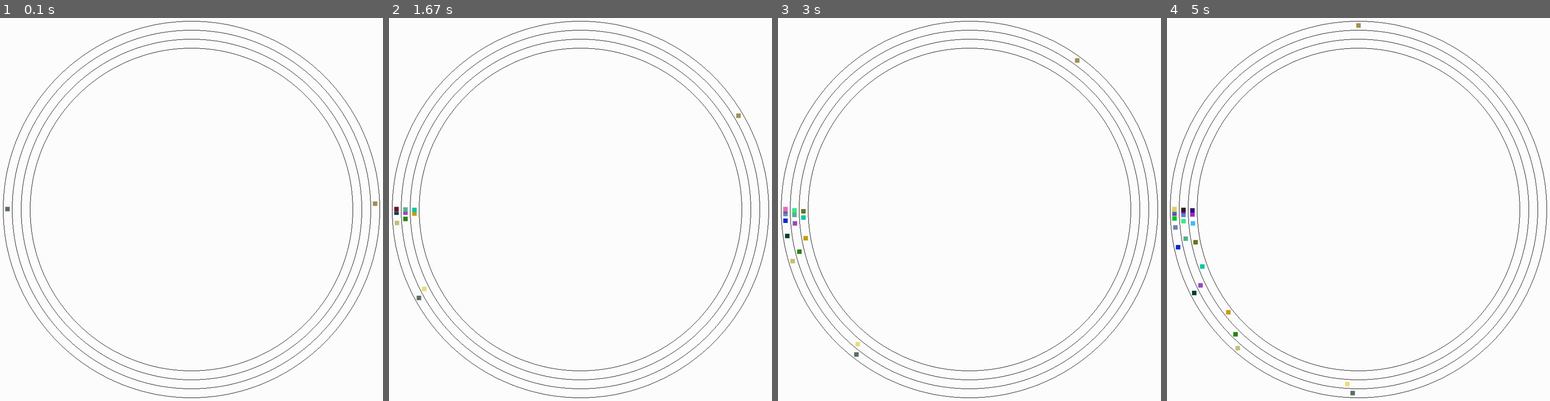
Above: before the commit, frames 1-4 (left to right).
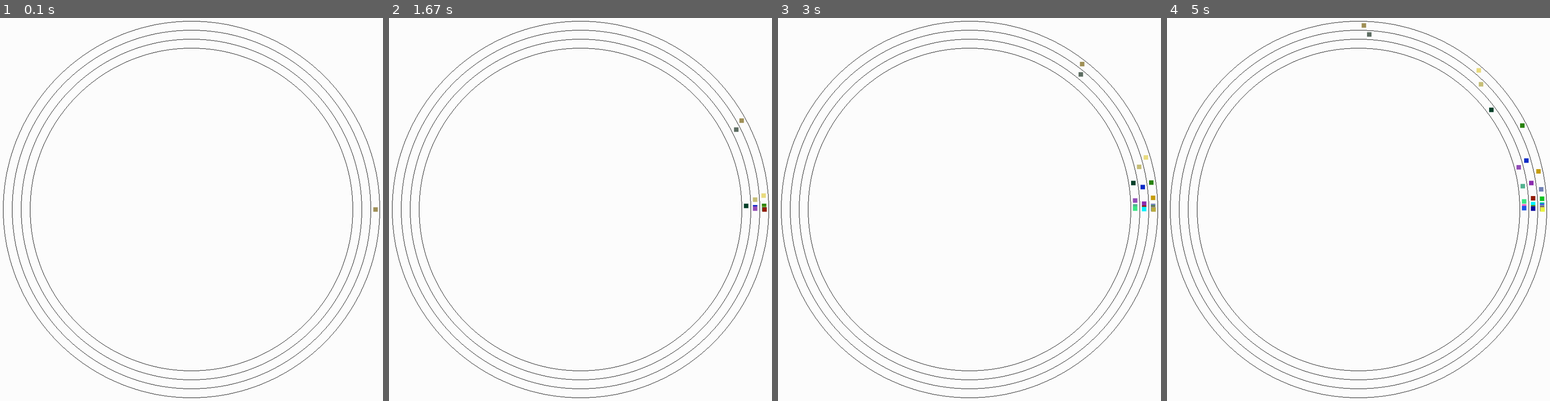
Above: after the commit, the same moments.

Repository: atonderski/TrafficMadness
Game: pygame game, started from traffic_madness/main.py
The game is run twice, just before and just after one commit, with the same random seed, the same clock (stepped at 60 frames per second) and the same inputs.
Inputs:
- Up to frame 1 (0.1 s): no input
- Up to frame 2 (1.67 s): no input
- Up to frame 3 (3 s): no input
- Up to frame 4 (5 s): no input

The runs differ from the first frame. In frame 1, less than 0.1% of the frame differs, in the area x 1-99%, y 47-51%; in frame 2, 0.3%; in frame 3, 0.5%; in frame 4, 0.7%, in the area x 1-99%, y 1-99%.

Commit message:
Fix wrapping bug

Diff:
--- a/traffic_madness/drawer/pygame_drawer.py
+++ b/traffic_madness/drawer/pygame_drawer.py
@@ -68,7 +68,6 @@
         self.screen.blit(self.bg_surface, (0, 0))
 
         for index, car_rect in enumerate(car_rects):
-            print(car_rect)
             rect_surface = pygame.Surface(car_rect.size)
             rect_surface.fill(cars[index].color)
             self.screen.blit(rect_surface, (car_rect.x, car_rect.y))
--- a/traffic_madness/track/multi_lane_track.py
+++ b/traffic_madness/track/multi_lane_track.py
@@ -24,10 +24,6 @@
         self.cars = TrackBucket(track_length=self.track_length,
                                 bucket_length=config.bucket_length,
                                 num_lanes=self.num_lanes)
-        new_car = LaneSwitchingCar(position=0,
-                                   velocity=self.speed_limit,
-                                   lane=0)
-        self.cars.add_car(new_car)
 
     def update(self):
         """Performs a time step update of the entire track"""
@@ -40,7 +36,7 @@
             # Check if we need to wrap the car (periodic boundary)
             if car.position >= self.track_length:
                 car.position -= self.track_length
-            elif car.position <= 0:
+            elif car.position < 0:
                 car.position += self.track_length
             # Inform the car tracker that the car has moved
             self.cars.car_has_moved(car=car, old_position=old_position)
@@ -51,12 +47,12 @@
 
     def try_to_spawn_car_single_lane(self, lane):
         # Check if there is room to spawn a new car
-        back_cars = self.cars.get_nearby_cars(position=50)
+        back_cars = self.cars.get_nearby_cars(position=0)
         cars = back_cars[lane]
         if any([abs(car.position - self.track_length) < self.buffer_length for
                 car in cars]):
             return
-        new_car = LaneSwitchingCar(position=50,
+        new_car = LaneSwitchingCar(position=0,
                                    velocity=self.speed_limit,
                                    lane=lane)
         self.cars.add_car(new_car)
